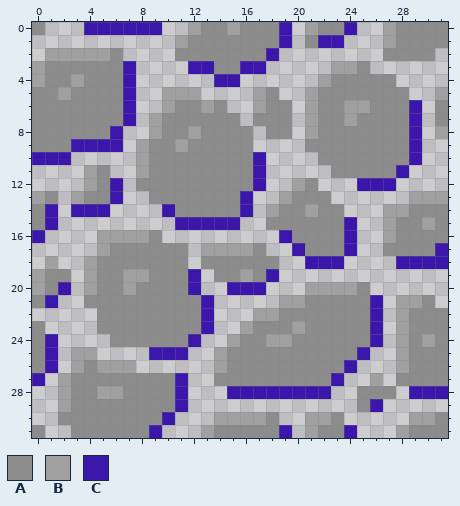
One commit to this pixel-art file: art/brinstone.aseprite. This is how it looked before the edit.
32x32 pixels, 1 frame.
Palette (. is transparent): A #8c8c8c  B #a0a0a0  C #3b16ab
The same view after the edit:
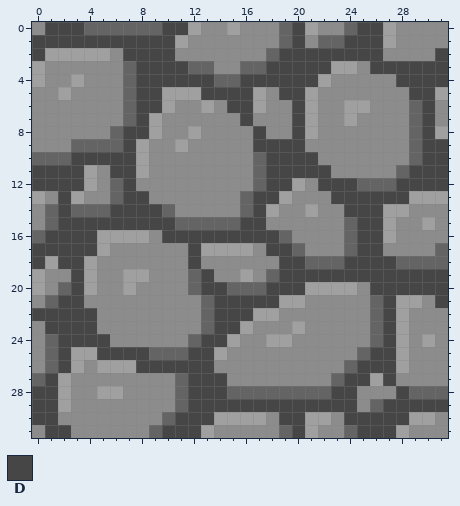
Colours new in this view: D #464646
Diff:
colour C: #3b16ab -> #646464
y 0: x 1..3 ... -> DDD; x 10..11 .. -> DD; x 20 . -> D; x 25..26 .. -> DD
y 1: x 0..10 ........... -> DDDDDDDDDDD; x 20 . -> D; x 24..26 ... -> DDD
y 2: x 0 . -> D; x 7..10 .... -> DDDD; x 19..26 ........ -> DDDDDDDD; x 31 . -> D
y 3: x 8..11 .... -> DDDD; x 18..22 ..... -> DDDDD; x 26..31 ...... -> DDDDDD
y 4: x 8..13 ...... -> DDDDDD; x 16..21 ...... -> DDDDDD; x 28..31 .... -> DDDD
y 5: x 8..9 .. -> DD; x 13..16 .... -> DDDD; x 19..20 .. -> DD; x 29..30 .. -> DD
y 6: x 8..9 .. -> DD; x 15..16 .. -> DD; x 20 . -> D; x 30 . -> D
y 7: x 8 . -> D; x 16 . -> D; x 20 . -> D; x 30 . -> D
y 8: x 7..8 .. -> DD; x 17 . -> D; x 20 . -> D; x 30 . -> D
y 9: x 7 . -> D; x 17..20 .... -> DDDD; x 30..31 .. -> DD
y 10: x 3..7 ..... -> DDDDD; x 18..21 .... -> DDDD; x 30..31 .. -> DD
y 11: x 0..3 .... -> DDDD; x 6..7 .. -> DD; x 18..22 ..... -> DDDDD; x 29..31 ... -> DDD
y 12: x 0..3 .... -> DDDD; x 7 . -> D; x 18..19 .. -> DD; x 22..24 ... -> DDD; x 28..31 .... -> DDDD
y 13: x 2 . -> D; x 7..8 .. -> DD; x 17..18 .. -> DD; x 23..28 ...... -> DDDDDD
y 14: x 2 . -> D; x 6..9 .... -> DDDD; x 17 . -> D; x 24..26 ... -> DDD
y 15: x 2..10 ......... -> DDDDDDDDD; x 16..17 .. -> DD; x 25..26 .. -> DD
y 16: x 1..4 .... -> DDDD; x 10..18 ......... -> DDDDDDDDD; x 25..26 .. -> DD
y 17: x 0..4 ..... -> DDDDD; x 12 . -> D; x 18..19 .. -> DD; x 25..26 .. -> DD
y 18: x 0 . -> D; x 2..3 .. -> DD; x 12 . -> D; x 19..20 .. -> DD; x 24..27 .... -> DDDD
y 19: x 3 . -> D; x 13 . -> D; x 19..31 ............. -> DDDDDDDDDDDDD
y 20: x 3 . -> D; x 13..14 .. -> DD; x 18..20 ... -> DDD; x 26..31 ...... -> DDDDDD
y 21: x 2..3 .. -> DD; x 14..18 ..... -> DDDDD; x 27 . -> D; x 31 . -> D
y 22: x 0..4 ..... -> DDDDD; x 14..16 ... -> DDD; x 27 . -> D
y 23: x 1..4 .... -> DDDD; x 14..15 .. -> DD; x 27 . -> D
y 24: x 2..5 .... -> DDDD; x 13..14 .. -> DD; x 27 . -> D
y 25: x 2 . -> D; x 5..8 .... -> DDDD; x 12..13 .. -> DD; x 26..27 .. -> DD
y 26: x 2 . -> D; x 8..14 ......B -> DDDDDDA; x 25..27 ... -> DDD
y 27: x 1 . -> D; x 12..14 ..A -> DDD; x 24..25 .. -> DD; x 27 . -> D
y 28: x 0..1 .. -> DD; x 12..14 ... -> DDD; x 23..24 .. -> DD; x 28 . -> D
y 29: x 0..1 .. -> DD; x 12..24 ............. -> DDDDDDDDDDDDD; x 27..31 ..... -> DDDDD
y 30: x 0..1 .. -> DD; x 11..13 ... -> DDD; x 19..20 .. -> DD; x 24..28 ..... -> DDDDD
y 31: x 1..2 .. -> DD; x 10..12 ... -> DDD; x 20 . -> D; x 25..27 ... -> DDD
